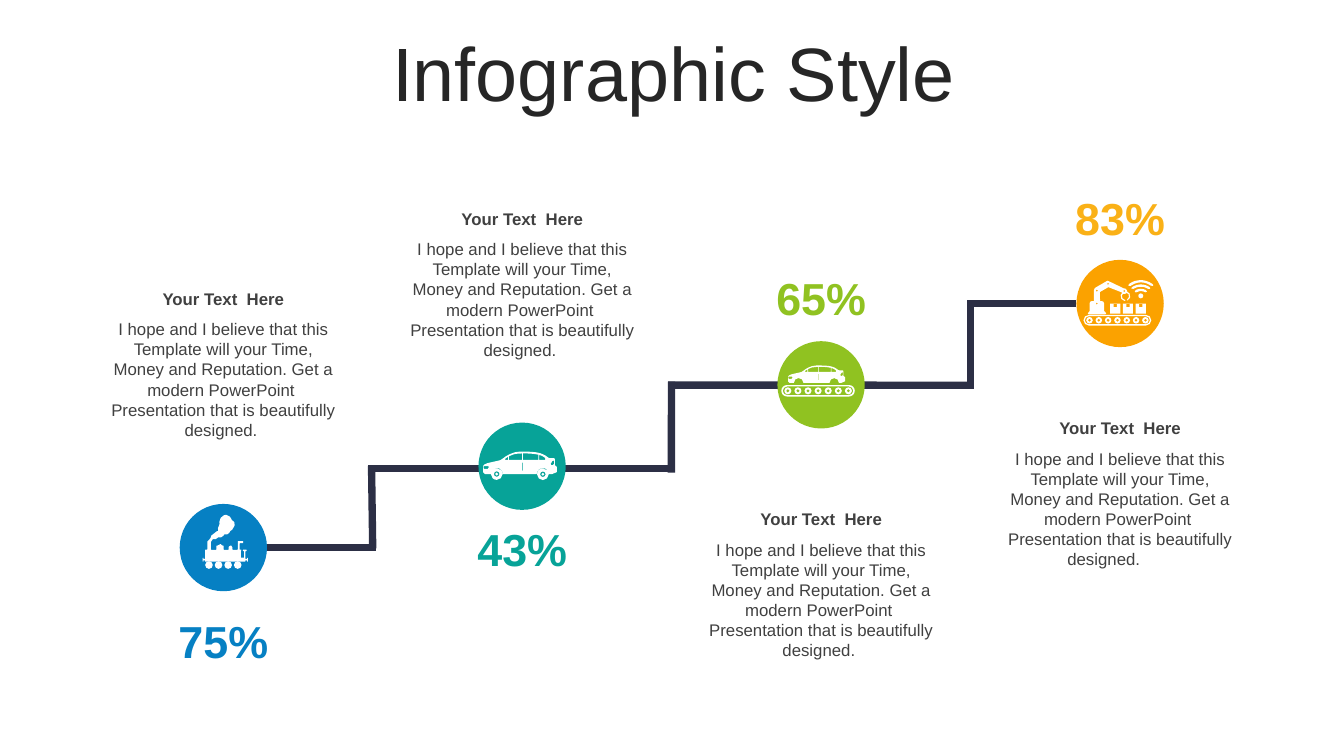
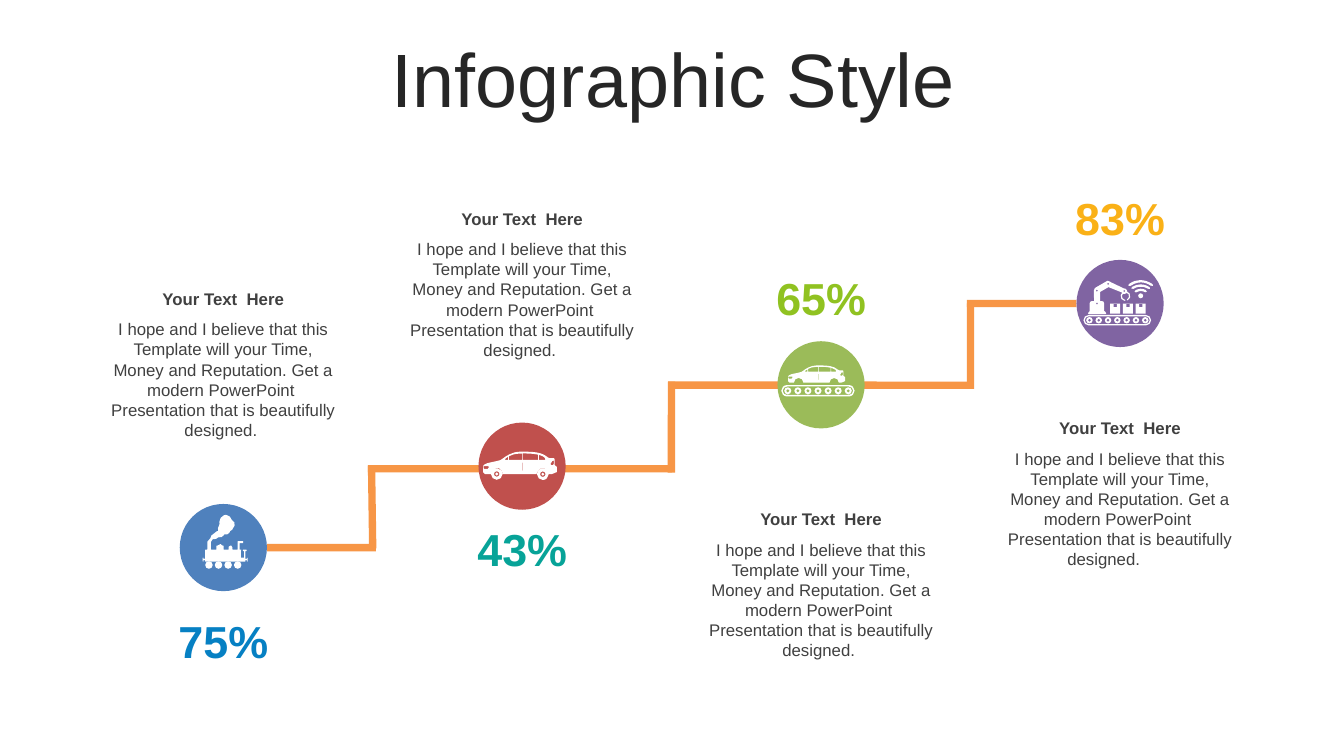
Before and after one commit to thanhlongvl/sportdemo, a slide deck: slide 48 of industry 4.0-Revolution-PowerPoint-Templates.pptx (slide 43 before the commit). Drawn at 1344x756 pixels with LibreOffice and Linux fonts; fonts in the diff are those of the drawing. Boxes give left, top, right and bottom in pixels: in the first picture for what was removed or moved away, otherwise in the second. Text is boxed around its words. In the diff, an @@ line names an element or a change of style, - is before the commit and + after.

```diff
--- a/industry 4.0-Revolution-PowerPoint-Templates.pptx
+++ b/industry 4.0-Revolution-PowerPoint-Templates.pptx
@@ text "Infographic Style" at (392, 52, 955, 121): line spacing 0.9 to 1; less space between paragraphs @@
@@ ellipse at (1077, 260, 1164, 347): fill #FBA200 to #8064A2 @@
@@ line (1077, 303) - (967, 303): stroke #2C2F45 5.25 pt to #F79646 5.24 pt @@
@@ line (971, 303) - (971, 389): stroke #2C2F45 5.25 pt to #F79646 5.24 pt @@
@@ ellipse at (777, 342, 864, 429): fill #90C221 to #9BBB59 @@
@@ line (668, 385) - (971, 385): stroke #2C2F45 5.25 pt to #F79646 5.24 pt @@
@@ line (671, 382) - (671, 473): stroke #2C2F45 5.25 pt to #F79646 5.24 pt @@
@@ ellipse at (479, 422, 566, 509): fill #07A398 to #C0504D @@
@@ line (673, 469) - (368, 469): stroke #2C2F45 5.25 pt to #F79646 5.24 pt @@
@@ line (372, 466) - (373, 548): stroke #2C2F45 5.25 pt to #F79646 5.24 pt @@
@@ ellipse at (179, 504, 266, 591): fill #0680C3 to #4F81BD @@
@@ outline redrawn in 11 elements at (781, 385, 855, 396), (1088, 281, 1131, 314), (1128, 280, 1153, 298), (483, 452, 557, 480), (203, 515, 248, 562), (788, 366, 845, 383), (1084, 315, 1151, 325), (206, 562, 213, 569), (215, 562, 222, 569), (225, 562, 232, 569), (234, 562, 241, 569) @@
@@ line (376, 547) - (267, 547): stroke #2C2F45 5.25 pt to #F79646 5.24 pt @@
```
Also in this commit, not shown: 44 other slides changed, 11 slides added, 6 slides removed, 1 other file.
